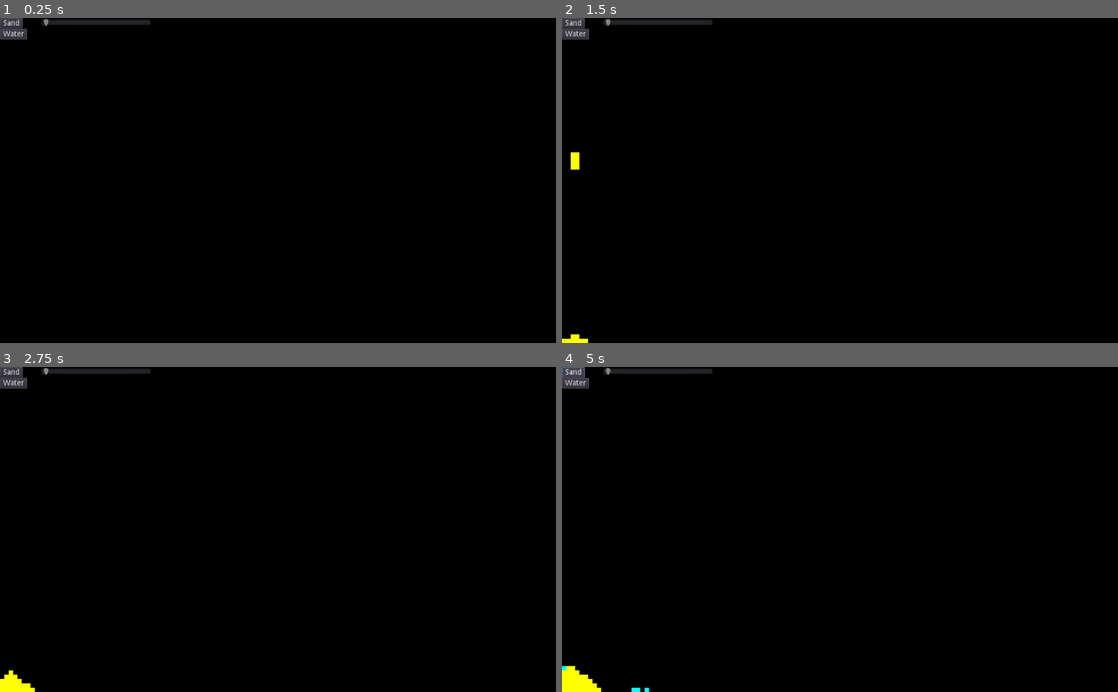
Above: before the commit, frames 1-4 (two rows, left to right).
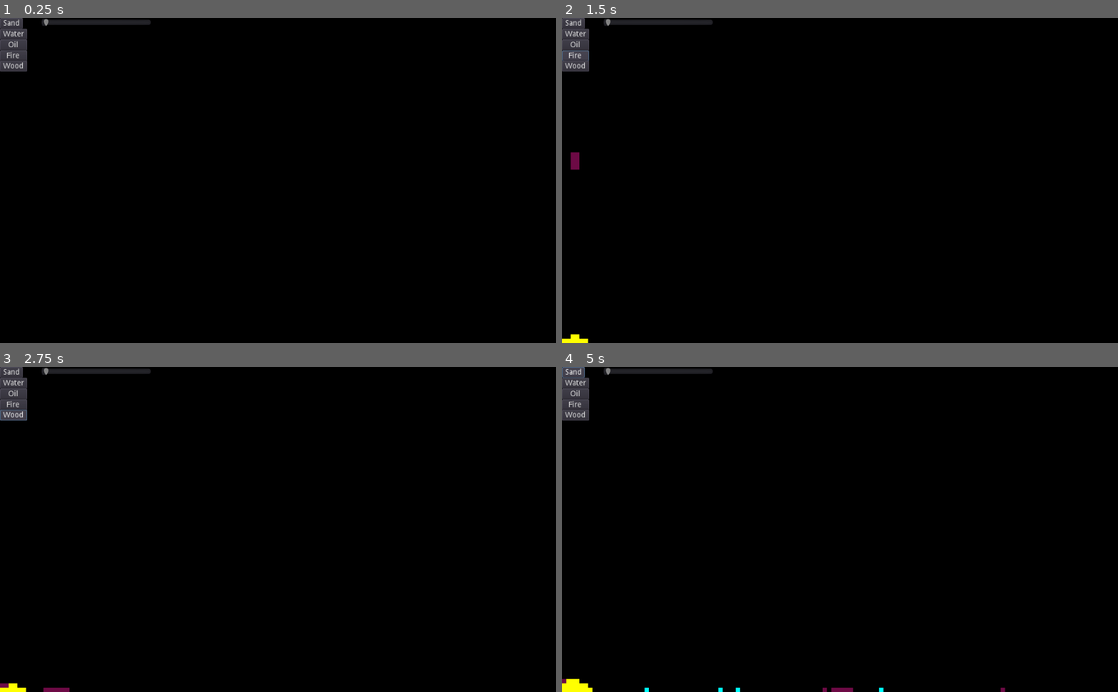
Above: after the commit, the same moments.

Repository: jhonnystene/sandbox
Game: Godot game, scene res://Sandbox.tscn
The game is run twice, just before and just after one commit, with the same random seed, the same clock (stepped at 60 frames per second) and the same inputs.
Inputs (mouse positions are in pixels of both pictures, inside the frame that each line leads up to):
- Up to frame 1 (0.25 s): no input
- Up to frame 2 (1.5 s): click (573, 44) at 0.5 s, where only the run after the commit has a clickable "Oil"; click (573, 57) at 1.25 s, where only the run after the commit has a clickable "Fire"
- Up to frame 3 (2.75 s): click (11, 415) at 2 s, where only the run after the commit has a clickable "Wood"
- Up to frame 4 (5 s): click "Sand" at 2.75 s; click "Water" at 3.5 s; click "Sand" at 4.25 s

The runs differ from the first frame. In frame 1, 0.5% of the frame differs, in the area x 0-5%, y 6-17%; in frame 2, 0.6%; in frame 3, 0.7%; in frame 4, 0.9%, in the area x 0-80%, y 6-100%.

Commit message:
Add oil, fire, and wood

Diff:
--- a/Sandbox.gd
+++ b/Sandbox.gd
@@ -8,20 +8,34 @@
 var SandboxWorldWidth
 var SandboxWorldHeight
 
-const TYPE_AIR = {"behavior": 0, "color": Color(0, 0, 0), "density": 0}
-const TYPE_SAND = {"behavior": 1, "color": Color(188, 217, 0), "density": 3, "physics_passes": 2, "physics_material": "powder"}
-const TYPE_WATER = {"behavior": 2, "color": Color(0, 112, 217), "density": 1, "physics_passes": 4, "physics_material": "liquid", "viscosity": 70, "flow_direction": -1}
+const TYPE_AIR = {"behavior": 0, "color": Color(0, 0, 0), "density": 0, "flammable": false}
+const TYPE_SAND = {"behavior": 1, "color": Color(188, 217, 0), "density": 3, "flammable": false, "physics_passes": 2, "physics_material": "powder"}
+const TYPE_WATER = {"behavior": 2, "color": Color(0, 112, 217), "density": 1, "flammable": false, "physics_passes": 4, "physics_material": "liquid", "viscosity": 70, "flow_direction": -1}
+const TYPE_OIL = {"behavior": 2, "color": Color("#6e0b46"), "density": 2, "flammable": true, "burn_time": 0.3, "physics_passes": 2, "physics_material": "liquid", "viscosity": 95, "flow_direction": -1}
+const TYPE_FIRE = {"behavior": 3, "color": Color("#edab26"), "density": 1, "flammable": false, "physics_passes": 0, "physics_material": "fire", "time_to_live": 1}
+const TYPE_WOOD = {"behavior": 4, "color": Color("#634f1a"), "density": 5, "flammable": true, "burn_time": 3, "physics_passes": 0, "physics_material": "solid"}
+const TYPE_EMBER = {"behavior": 5, "color": Color("#d8eb10"), "density": 0, "flammable": false, "physics_passes": 1, "physics_material": "fire", "time_to_live": 1}
 
 var Selected = TYPE_SAND
 
 func PixelValid(x, y):
 	return not (x < 0 or y < 0 or x > SandboxWorldWidth - 1 or y > SandboxWorldHeight - 1)
 
-func SetPixel(x, y, value):
+func SetPixel(x, y, value, override={}):
 	if not PixelValid(x, y):
 		return
 	ChangedPixels[Vector2(x, y)] = true
-	SandboxWorld[x][y] = value
+	SandboxWorld[x][y] = value.duplicate(true)
+	if(IsGroup(value, "liquid")):
+		var flow_direction = -1
+		if(rand_range(0, 100) < 50):
+			flow_direction = 1
+		SandboxWorld[x][y]["flow_direction"] = flow_direction
+	elif(IsGroup(value, "fire")):
+		SandboxWorld[x][y]["time_to_live"] = rand_range(0.1, 0.3) + Selected["physics_passes"]
+
+	for property in override:
+		SandboxWorld[x][y][property] = override[property]
 
 func SwapPixels(x1, y1, x2, y2):
 	if not (PixelValid(x1, y1) and PixelValid(x2, y2)):
@@ -34,7 +48,7 @@
 
 func IsPixelEmpty(x, y):
 	if not PixelValid(x, y):
-		return
+		return false
 	return (SandboxWorld[x][y]["behavior"] == 0)
 
 func IsType(pixel, type):
@@ -44,6 +58,11 @@
 	if(pixel["behavior"] == 0):
 		return false
 	return pixel["physics_material"] == group
+
+func IsFlammable(x, y):
+	if not PixelValid(x, y):
+		return false
+	return SandboxWorld[x][y]["flammable"]
 
 func IsPixelSwappable(x1, y1, x2, y2):
 	if(x1 < 0 or y1 < 0 or x1 > SandboxWorldWidth - 1 or y1 > SandboxWorldHeight - 1):
@@ -90,7 +109,7 @@
 			SandboxWorld[x].append([])
 			SandboxWorld[x][y] = TYPE_AIR
 
-func processSandboxWorld():
+func processSandboxWorld(delta):
 	for x in range(0, SandboxWorldWidth):
 		for y in range(SandboxWorldHeight - 1, 0, -1):
 			var pixel = SandboxWorld[x][y]
@@ -144,7 +163,38 @@
 
 					else:
 						break
-
+			elif(IsGroup(pixel, "fire")):
+				var spread_rate = 25
+				if(IsFlammable(x - 1, y - 1) and rand_range(0, 100) < spread_rate):
+					SetPixel(x - 1, y - 1, TYPE_FIRE, {"time_to_live": SandboxWorld[x - 1][y - 1]["burn_time"]})
+				if(IsFlammable(x, y - 1) and rand_range(0, 100) < spread_rate):
+					SetPixel(x, y - 1, TYPE_FIRE, {"time_to_live": SandboxWorld[x][y - 1]["burn_time"]})
+				if(IsFlammable(x + 1, y - 1) and rand_range(0, 100) < spread_rate):
+					SetPixel(x + 1, y - 1, TYPE_FIRE, {"time_to_live": SandboxWorld[x + 1][y - 1]["burn_time"]})
+				if(IsFlammable(x - 1, y) and rand_range(0, 100) < spread_rate):
+					SetPixel(x - 1, y, TYPE_FIRE, {"time_to_live": SandboxWorld[x - 1][y]["burn_time"]})
+				if(IsFlammable(x + 1, y) and rand_range(0, 100) < spread_rate):
+					SetPixel(x + 1, y, TYPE_FIRE, {"time_to_live": SandboxWorld[x + 1][y]["burn_time"]})
+				if(IsFlammable(x - 1, y + 1) and rand_range(0, 100) < spread_rate):
+					SetPixel(x - 1, y + 1, TYPE_FIRE, {"time_to_live": SandboxWorld[x - 1][y + 1]["burn_time"]})
+				if(IsFlammable(x, y + 1) and rand_range(0, 100) < spread_rate):
+					SetPixel(x, y + 1, TYPE_FIRE, {"time_to_live": SandboxWorld[x][y + 1]["burn_time"]})
+				if(IsFlammable(x + 1, y + 1) and rand_range(0, 100) < spread_rate):
+					SetPixel(x + 1, y + 1, TYPE_FIRE, {"time_to_live": SandboxWorld[x + 1][y + 1]["burn_time"]})
+
+				SandboxWorld[x][y]["time_to_live"] -= delta
+				if(SandboxWorld[x][y]["time_to_live"] <= 0):
+					SetPixel(x, y, TYPE_AIR)
+				else:
+					if(pixel["physics_passes"] == 0):
+						# Create embers periodically
+						if(IsPixelEmpty(x, y - 1) and rand_range(0, 100) > 10):
+							SetPixel(x, y - 1, TYPE_EMBER, {"time_to_live": rand_range(0.5, 1)})
+					else:
+						# We are an ember
+						for i in range(0, pixel["physics_passes"]):
+							if(IsPixelSwappable(x, y, x, y - 1) and rand_range(0, 100) < 25):
+								SwapPixels(x, y, x, y - 1)
 func updateSandboxImage():
 	# Fill in image
 	SandboxImage.lock()
@@ -158,7 +208,7 @@
 	$Display.texture.create_from_image(SandboxImage)
 	$Display.texture.set_flags(0)
 
-func _process(_delta):
+func _process(delta):
 	if(Input.is_mouse_button_pressed(BUTTON_LEFT)):
 		var x = get_viewport().get_mouse_position().x / $Display.scale.x
 		var y = get_viewport().get_mouse_position().y / $Display.scale.y
@@ -168,13 +218,13 @@
 		for sx in range(x - cursor_offset, x + cursor_offset):
 			for sy in range(y - cursor_offset, y + cursor_offset):
 				SetPixel(sx, sy, Selected)
-				if(Selected == TYPE_WATER):
+				if(IsGroup(Selected, "liquid")):
 					var flow_direction = -1
 					if(rand_range(0, 100) < 50):
 						flow_direction = 1
 					SandboxWorld[sx][sy]["flow_direction"] = flow_direction
 
-	processSandboxWorld()
+	processSandboxWorld(delta)
 	updateSandboxImage()
 
 func _ready():
@@ -186,3 +236,12 @@
 
 func _on_WaterButton_pressed():
 	Selected = TYPE_WATER
+
+func _on_OilButton_pressed():
+	Selected = TYPE_OIL
+
+func _on_FireButton_pressed():
+	Selected = TYPE_FIRE
+
+func _on_WoodButton_pressed():
+	Selected = TYPE_WOOD
--- a/Sandbox.tscn
+++ b/Sandbox.tscn
@@ -35,6 +35,35 @@
 "_edit_use_anchors_": false
 }
 
+[node name="OilButton" type="Button" parent="UI"]
+margin_top = 39.8623
+margin_right = 50.0
+margin_bottom = 59.8623
+text = "Oil"
+__meta__ = {
+"_edit_use_anchors_": false
+}
+
+[node name="FireButton" type="Button" parent="UI"]
+margin_left = 0.198425
+margin_top = 60.3001
+margin_right = 50.1984
+margin_bottom = 80.3001
+text = "Fire"
+__meta__ = {
+"_edit_use_anchors_": false
+}
+
+[node name="WoodButton" type="Button" parent="UI"]
+margin_left = -0.404724
+margin_top = 78.6068
+margin_right = 49.5953
+margin_bottom = 98.6068
+text = "Wood"
+__meta__ = {
+"_edit_use_anchors_": false
+}
+
 [node name="HSlider" type="HSlider" parent="UI"]
 margin_left = 77.0
 margin_right = 278.0
@@ -45,3 +74,6 @@
 
 [connection signal="pressed" from="UI/SandButton" to="." method="_on_SandButton_pressed"]
 [connection signal="pressed" from="UI/WaterButton" to="." method="_on_WaterButton_pressed"]
+[connection signal="pressed" from="UI/OilButton" to="." method="_on_OilButton_pressed"]
+[connection signal="pressed" from="UI/FireButton" to="." method="_on_FireButton_pressed"]
+[connection signal="pressed" from="UI/WoodButton" to="." method="_on_WoodButton_pressed"]
